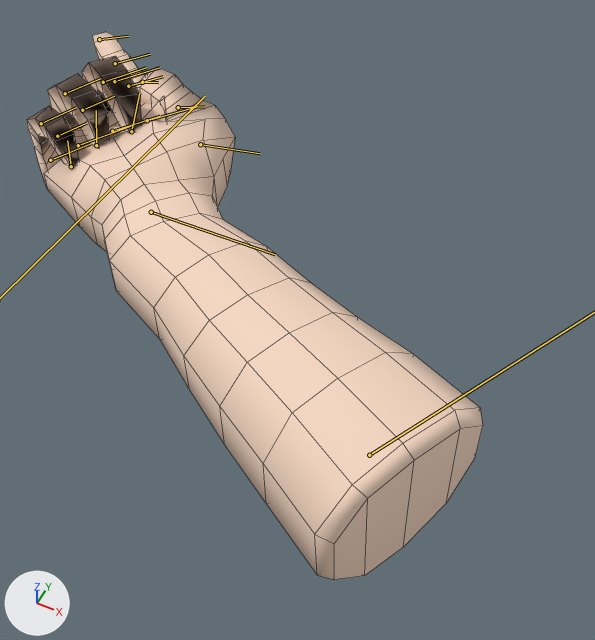
An edit to the FBX model CS205-Animations/PistolHandAnimation/Import/PistolShootingAnimation.fbx, drawn before and after from the same camera.
Both versions are drawn from a 50 mm camera at (0.288, -0.205, 0.333) aimed at (0.142, 0.087, -0.032). Every picture has the same lights, and +X, +Y and +Z are marked at lower left. Both versions are drawn at frame 14 of the action 'Take 001'; the numbers are the values there. The bones that bend it are drawn over the model as lines. Mesh edges are drawn as thin lines.

The first picture shows 'hand_basemesh'.
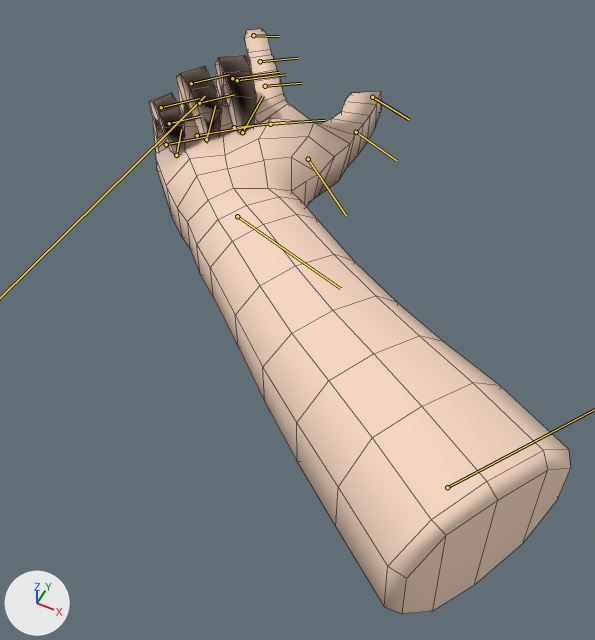
Boxes (x1, y1, x2, y2) around the edits, measured in the pictures (595 x 640 px):
'hand_basemesh', posed (8% narrower, 7% taller)
    before: (27, 32, 483, 579)
    after: (149, 29, 570, 613)
bone 'Wrist', root to tip
    before: (151, 212) to (275, 254)
    after: (237, 216) to (340, 288)
bone 'ThumbBase', root to tip
    before: (200, 144) to (260, 153)
    after: (308, 159) to (346, 215)

The change in detail:
Bone 'Arm' (bone_arm) moves from (0.0, 0.0, 0.0) to (-3.5, 1.71, -0.21).
Bone 'Arm' (bone_arm) turns from (0, 0, 0) to (0, 0, 6) degrees about its own x, y and z.
Bone 'Wrist' (bone_wrist) turns from (0, 0, 11) to (0, 0, 24) degrees about its own x, y and z.
Bone 'ThumbBase' (bone_thumbbase) turns from (25, -20, -43) to (29, -22, 8) degrees about its own x, y and z.
